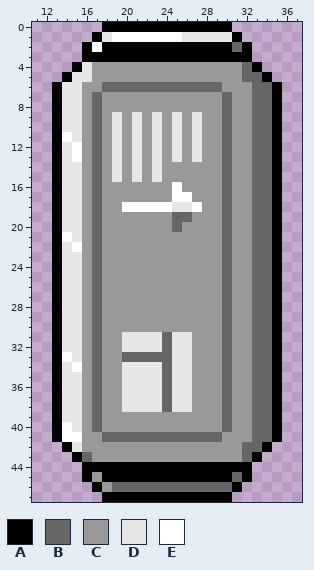
File history of a pixel-art file, Protótipos/Arquivos - Aseprite/Gameplay/caixa de municao.aseprite. Above: the version before the commit.
48x48 pixels, 1 frame. Shown: x 11..37, y 0..47.
Palette (. is transparent): A #000000  B #666666  C #999999  D #e6e6e6  E #ffffff
Pixels before, first column x 13:
 0 .....AAAAAAAAAAAAA.....
 1 ....ADEEEEEEEDDDDDA....
 2 ...AEAAAAAAAAAAAAABA...
 3 ...AAAAAAAAAAAAAAAAA...
 4 ..ADCCCCCCCCCCCCCCCBA..
 5 .ADDCCCCCCCCCCCCCCCBBA.
 6 ADDCCBBBBBBBBBBBBCCCBBA
 7 ADDCBCCCCCCCCCCCCBCCBBA
 8 ADDCBCCCCCCCCCCCCBCCBBA
 9 ADDCBCDCDCDCDCDCCBCCBBA
10 ADDCBCDCDCDCDCDCCBCCBBA
11 AEDCBCDCDCDCDCDCCBCCBBA
12 ADECBCDCDCDCDCDCCBCCBBA
13 ADECBCDCDCDCDCDCCBCCBBA
14 ADDCBCDCDCDCCCCCCBCCBBA
15 ADDCBCDCDCDCCCCCCBCCBBA
16 ADDCBCCCCCCCECCCCBCCBBA
17 ADDCBCCCCCCCEECCCBCCBBA
18 ADDCBCCEEEEEDDECCBCCBBA
19 ADDCBCCCCCCCBBCCCBCCBBA
20 ADDCBCCCCCCCBCCCCBCCBBA
21 AEDCBCCCCCCCCCCCCBCCBBA
22 ADECBCCCCCCCCCCCCBCCBBA
23 ADDCBCCCCCCCCCCCCBCCBBA
24 ADDCBCCCCCCCCCCCCBCCBBA
25 ADDCBCCCCCCCCCCCCBCCBBA
26 ADDCBCCCCCCCCCCCCBCCBBA
27 ADDCBCCCCCCCCCCCCBCCBBA
28 ADDCBCCCCCCCCCCCCBCCBBA
29 ADDCBCCCCCCCCCCCCBCCBBA
30 ADDCBCCCCCCCCCCCCBCCBBA
31 ADDCBCCDDDDBDDCCCBCCBBA
32 ADDCBCCDDDDBDDCCCBCCBBA
33 AEDCBCCBBBBBDDCCCBCCBBA
34 ADECBCCDDDDBDDCCCBCCBBA
35 ADDCBCCDDDDBDDCCCBCCBBA
36 ADDCBCCDDDDBDDCCCBCCBBA
37 ADDCBCCDDDDBDDCCCBCCBBA
38 ADDCBCCDDDDBDDCCCBCCBBA
39 ADDCBCCCCCCCCCCCCBCCBBA
40 AEDCBCCCCCCCCCCCCBCCBBA
41 AEECCBBBBBBBBBBBBCCCBBA
42 .ADCCCCCCCCCCCCCCCCBBA.
43 ..ABCCCCCCCCCCCCCCCBA..
44 ...AAAAAAAAAAAAAAAAA...
45 ...ACAAAAAAAAAAAAABA...
46 ....ACBBBBBBBBBBBBA....
47 .....AAAAAAAAAAAAA.....
After the commit:
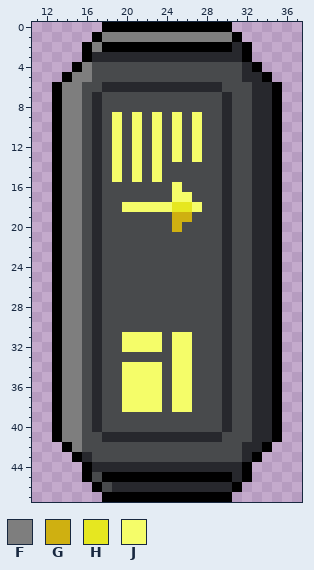
Colours new in this view: F #7e7e7e  G #cfb011  H #e6e720  J #f5fd69
Edits made:
colour B: #666666 -> #27282d
colour C: #999999 -> #484a4c
Changed rows in their new state; - is a pixel that keeps its letter.
Layer "Layer 3":
first column x 14:
 1 ----FFFFFFFFFFFFF-
 2 ---F--------------
 3 ---BBBBBBBBBBBBBBB
 4 --F---------------
 5 -FF---------------
 6 FF----------------
 7 FF----------------
 8 FF----------------
 9 FF---J-J-J-J-J----
10 FF---J-J-J-J-J----
11 FF---J-J-J-J-J----
12 FF---J-J-J-J-J----
13 FF---J-J-J-J-J----
14 FF---J-J-J--------
15 FF---J-J-J--------
16 FF---------J------
17 FF---------JJ-----
18 FF----JJJJJHHJ----
19 FF---------GG-----
20 FF---------G------
21 FF----------------
22 FF----------------
23 FF----------------
24 FF----------------
25 FF----------------
26 FF----------------
27 FF----------------
28 FF----------------
29 FF----------------
30 FF----------------
31 FF----JJJJCJJ-----
32 FF----JJJJCJJ-----
33 FF----CCCCCJJ-----
34 FF----JJJJCJJ-----
35 FF----JJJJCJJ-----
36 FF----JJJJCJJ-----
37 FF----JJJJCJJ-----
38 FF----JJJJCJJ-----
39 FF----------------
40 FF----------------
41 FF----------------
42 -F----------------
44 ---BBBBBBBBBBBBBBB
Changed places in both pictures, as pixel boxes (x1, y1, x2, y2):
changed: (62, 32, 272, 492)
